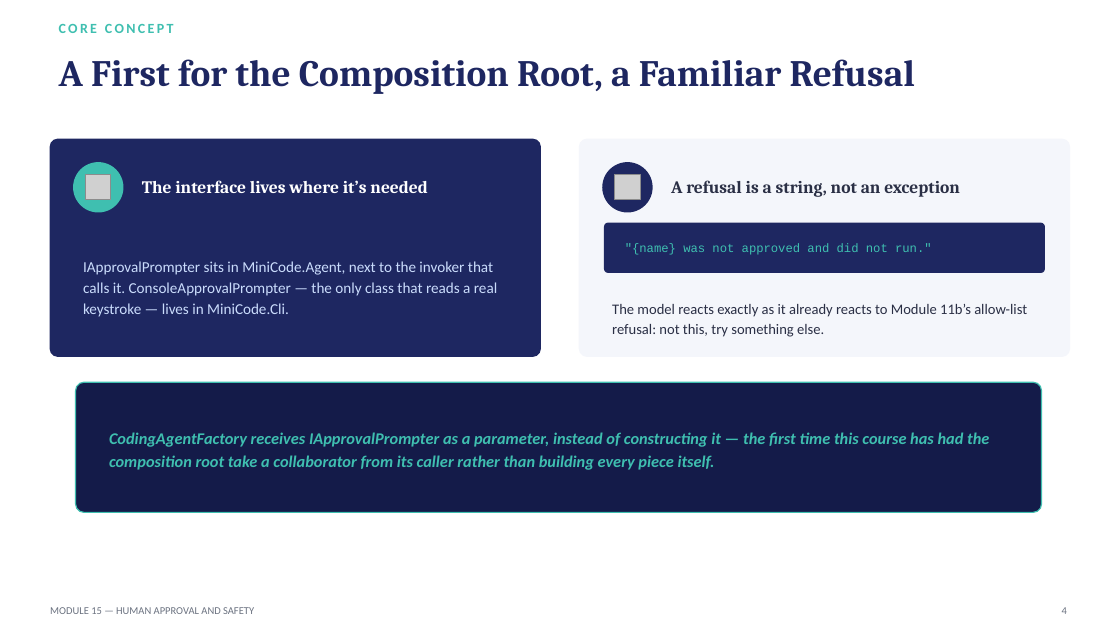
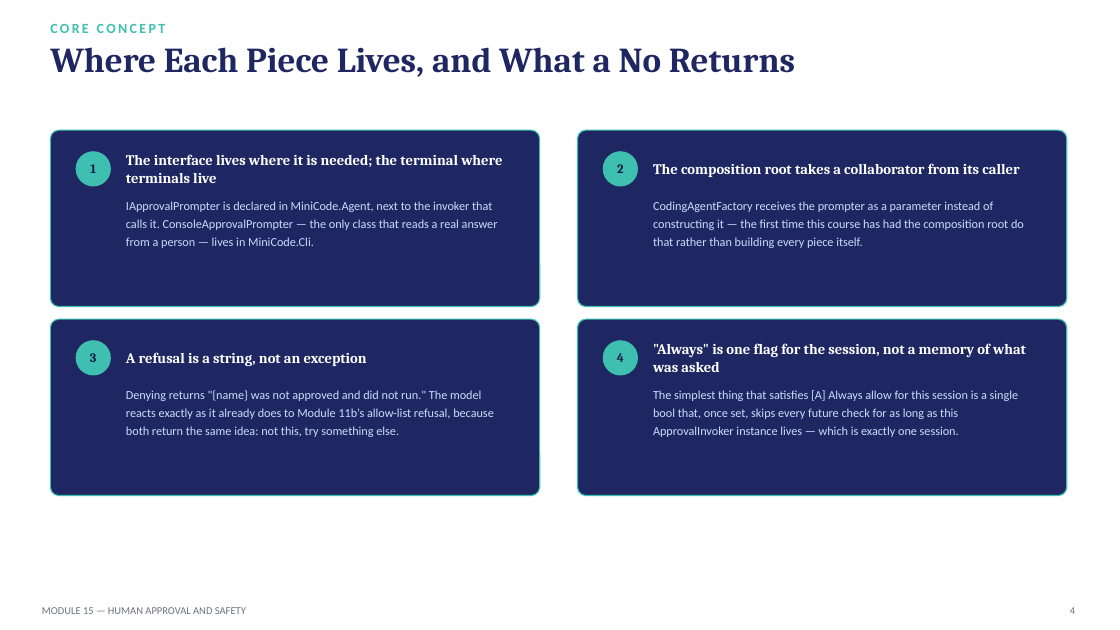
Before and after one commit to SeattleDiver/MAF-MiniCode, a slide deck: slide 4 of Projects/Module15-HumanApprovalAndSafety/Module15 - Human Approval and Safety.pptx. Drawn at 1120x630 pixels with LibreOffice and Linux fonts; fonts in the diff are those of the drawing; grey boxes stand for pictures. Boxes give left, top, right and bottom in pixels: in the first picture for what was removed or moved away, otherwise in the second. Text is boxed around its words. In the diff, an @@ line names an element or a change of style, - is before the commit and + after.

```diff
--- a/Projects/Module15-HumanApprovalAndSafety/Module15 - Human Approval and Safety.pptx
+++ b/Projects/Module15-HumanApprovalAndSafety/Module15 - Human Approval and Safety.pptx
@@ text "CORE CONCEPT": place and size @@
-text "CORE CONCEPT" at (59, 24, 174, 33)
+text "CORE CONCEPT" at (50, 24, 166, 33)
@@ text at (50, 47, 795, 77): text changed; size 32 to 30 pt @@
-A First for the Composition Root, a Familiar Refusal
+Where Each Piece Lives, and What a No Returns
@@ rounded rectangle: place and size @@
-rounded rectangle at (50, 139, 541, 357)
+rounded rectangle at (50, 130, 540, 307)
@@ rounded rectangle at (50, 130, 540, 307): outline none to #3FBFB0 1 pt; proportions changed @@
@@ rounded rectangle: place and size @@
-rounded rectangle at (579, 139, 1070, 357)
+rounded rectangle at (578, 130, 1068, 307)
@@ rounded rectangle at (578, 130, 1068, 307): fill #F4F6FB to #1E2761; outline none to #3FBFB0 1 pt; proportions changed @@
@@ ellipse: place and size @@
-ellipse at (73, 162, 124, 213)
+ellipse at (76, 151, 111, 187)
@@ picture removed at (86, 175, 111, 200) @@
@@ text added at (90, 164, 96, 173), 11 pt, text #141B49, bold @@
+1
@@ text at (126, 154, 502, 183): text changed; size 15 to 12.5 pt @@
-The interface lives where it’s needed
+The interface lives where it is needed; the terminal where terminals live
@@ ellipse: place and size @@
-ellipse at (602, 162, 653, 213)
+ellipse at (602, 151, 638, 187)
@@ ellipse at (602, 151, 638, 187): fill #1E2761 to #3FBFB0 @@
@@ picture removed at (615, 175, 640, 200) @@
@@ text added at (617, 164, 624, 173), 11 pt, text #141B49, bold @@
+2
@@ text at (653, 163, 1019, 177): text changed; size 10.5 to 12.5 pt; font Courier New to Cambria; text colour #3FBFB0 to #FFFFFF; bold on @@
-"{name} was not approved and did not run."
+The composition root takes a collaborator from its caller
@@ text at (126, 201, 498, 248): text changed; size 13 to 10.5 pt @@
-IApprovalPrompter sits in MiniCode.Agent, next to the invoker that calls it. ConsoleApprovalPrompter — the only class that reads a real keystroke — lives in MiniCode.Cli.
+IApprovalPrompter is declared in MiniCode.Agent, next to the invoker that calls it. ConsoleApprovalPrompter — the only class that reads a real answer from a person — lives in MiniCode.Cli.
@@ vertical alignment middle to top in 3 elements at (50, 47, 795, 77), (126, 201, 498, 248), (653, 201, 1024, 248) @@
@@ text at (653, 201, 1024, 248): text changed; size 12.5 to 10.5 pt; text colour #2A2F45 to #CADCFC @@
-The model reacts exactly as it already reacts to Module 11b’s allow-list refusal: not this, try something else.
+CodingAgentFactory receives the prompter as a parameter instead of constructing it — the first time this course has had the composition root do that rather than building every piece itself.
@@ rounded rectangle removed at (604, 223, 1045, 273) @@
@@ rounded rectangle: place and size @@
-rounded rectangle at (76, 382, 1042, 513)
+rounded rectangle at (50, 319, 540, 496)
@@ rounded rectangle at (50, 319, 540, 496): fill #141B49 to #1E2761; proportions changed @@
@@ rounded rectangle added at (578, 319, 1068, 496), fill #1E2761, outline #3FBFB0 1 pt @@
@@ ellipse added at (76, 340, 111, 376), fill #3FBFB0 @@
@@ text added at (90, 353, 97, 362), 11 pt, text #141B49, bold @@
+3
@@ text "A refusal is a string, ...": place and size @@
-text "A refusal is a string, ..." at (671, 180, 960, 197)
+text "A refusal is a string, ..." at (126, 352, 367, 366)
@@ text "A refusal is a string, ..." at (126, 352, 367, 366): size 15 to 12.5 pt, text colour #2A2F45 to #FFFFFF @@
@@ ellipse added at (602, 340, 638, 376), fill #3FBFB0 @@
@@ text added at (617, 353, 624, 362), 11 pt, text #141B49, bold @@
+4
@@ text added at (653, 343, 1026, 372), 12.5 pt, text #FFFFFF, bold @@
+"Always" is one flag for the session, not a memory of what was asked
@@ text added at (126, 390, 494, 437), 10.5 pt, text #CADCFC @@
+Denying returns "{name} was not approved and did not run." The model reacts exactly as it already does to Module 11b’s allow-list refusal, because both return the same idea: not this, try something else.
@@ text added at (653, 390, 1019, 437), 10.5 pt, text #CADCFC @@
+The simplest thing that satisfies [A] Always allow for this session is a single bool that, once set, skips every future check for as long as this ApprovalInvoker instance lives — which is exactly one session.
@@ text removed at (109, 432, 989, 470) @@
-CodingAgentFactory receives IApprovalPrompter as a parameter, instead of constructing it — the first time this course has had the composition root take a collaborator from its caller rather than building every piece itself.
@@ text "MODULE 15 — HUMAN APPROVAL ...": place and size @@
-text "MODULE 15 — HUMAN APPROVAL ..." at (50, 607, 254, 614)
+text "MODULE 15 — HUMAN APPROVAL ..." at (42, 607, 246, 614)
@@ text "4": place and size @@
-text "4" at (1062, 607, 1067, 614)
+text "4" at (1070, 607, 1075, 614)
```
Also in this commit, not shown: 4 other slides changed, 2 slides added, 3 slides removed, 26 other files.
